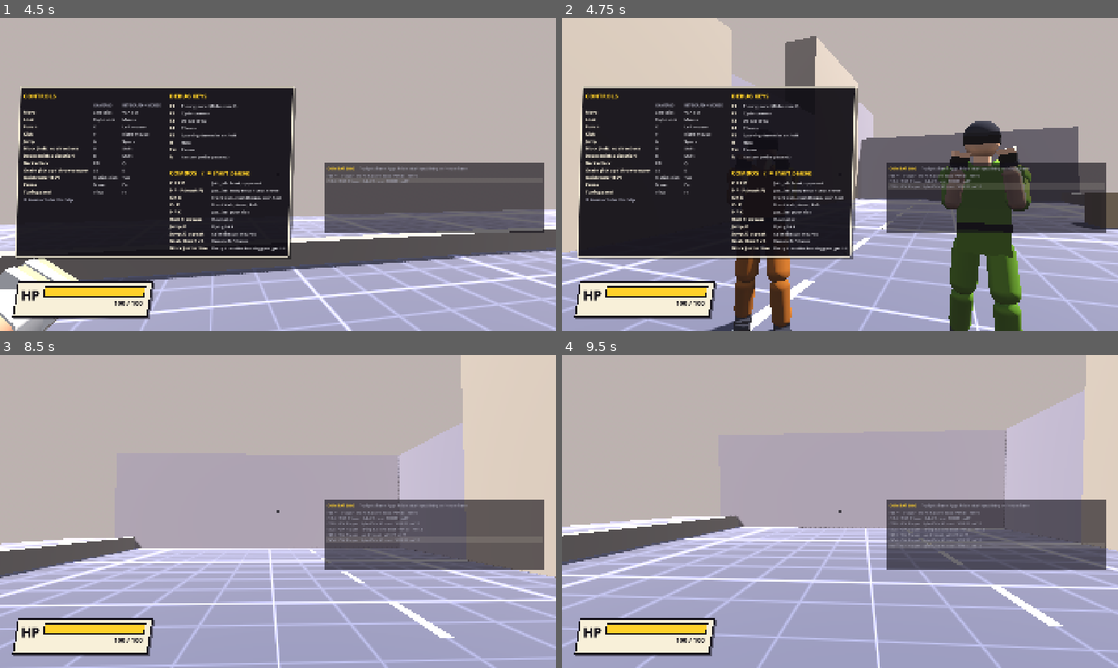
Above: before the commit, frames 1-4 (two rows, left to right).
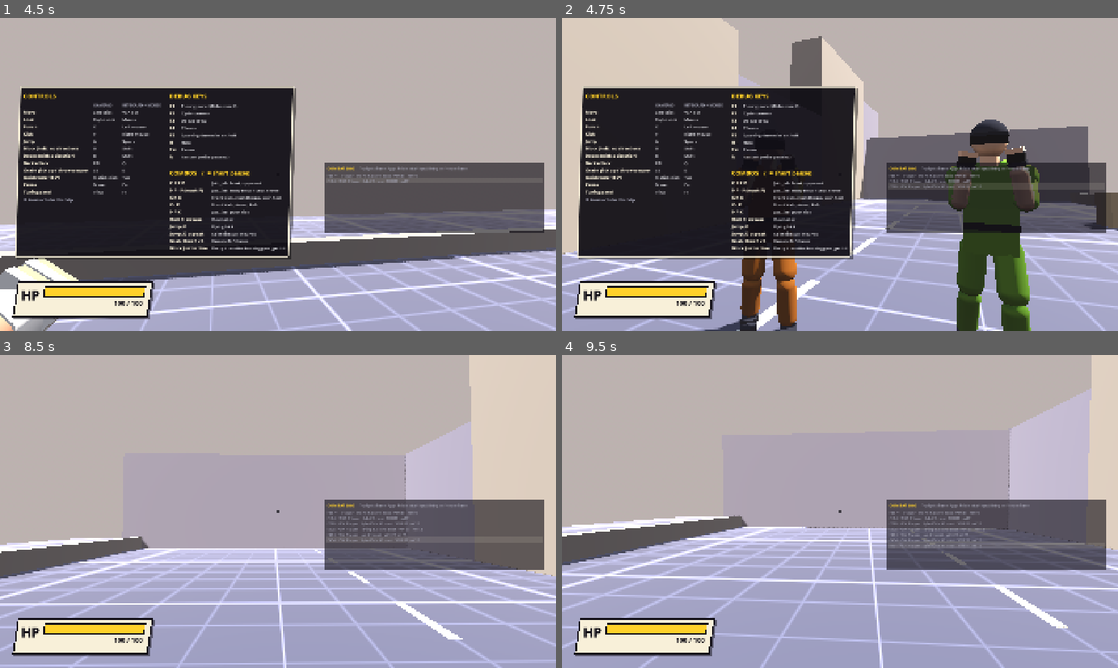
Above: after the commit, the same moments.

Repository: mikedtcm22/beat-em-up-PoC
Game: Godot game, scene res://game/level/test_room.tscn
The game is run twice, just before and just after one commit, with the same random seed, the same clock (stepped at 60 frames per second) and the same inputs.
Inputs (mouse positions are in pixels of both pictures, inside the frame that each line leads up to):
- Up to frame 1 (4.5 s): tap Enter at 0.5 s; move the mouse to (305, 174) at 0.52 s; hold Up (fly_forward) from 0.53 s (still down); right-click (305, 174) at 0.6 s; click (305, 174) at 0.67 s; tap Space (jump) at 0.77, 0.8, 1.07, 1.35, 1.52, 1.82, 2.3, 3.02, 3.32, 3.77, 3.8, 4.07 s; move the mouse to (250, 174) at 1.27 s; right-click (250, 174) at 1.55 s; move the mouse to (289, 168) at 2.02 s; tap Shift (dodge) at 2.1 s; move the mouse to (272, 180) at 2.77 s; tap Middle mouse button (fly_look) at 2.85 s; click (272, 180) at 2.92 s; right-click (272, 180) at 3.05 s; move the mouse to (316, 177) at 3.52 s; tap E (grab) at 3.6 s; tap F5 (sparring) at 4.15 s; move the mouse to (233, 171) at 4.27 s; right-click (233, 171) at 4.35 s
- Up to frame 2 (4.75 s): keep holding Up (fly_forward); tap Space (jump) at 4.52 s
- Up to frame 3 (8.5 s): tap Space (jump) at 4.82, 5.3, 6.02, 6.32, 6.77, 6.8, 7.07, 7.52, 7.82, 8.3 s; move the mouse to (283, 511) at 5.02 s; click (283, 511) at 5.1 s; move the mouse to (255, 505) at 5.77 s; release Up (fly_forward) at 5.78 s; hold Right (fly_right) 5.78-6.53 s; tap Tab (quick_turn) at 5.85 s; right-click (255, 505) at 6.05 s; move the mouse to (305, 511) at 6.52 s; hold Up (fly_forward) from 6.53 s (still down); tap Alt at 6.6 s; move the mouse to (250, 511) at 7.27 s; tap Ctrl at 7.35 s; click (250, 511) at 7.42 s; right-click (250, 511) at 7.55 s; move the mouse to (289, 505) at 8.02 s; right-click (289, 505) at 8.1 s
- Up to frame 4 (9.5 s): move the mouse to (834, 517) at 8.77 s; release Up (fly_forward) at 8.78 s; hold Left (fly_left) from 8.78 s (still down); tap Space (jump) at 8.85, 9.02, 9.32 s; right-click (834, 517) at 9.05 s

Frame 1 is identical in both runs. In frame 2, 9.2% of the frame differs, in the area x 0-100%, y 0-100%; in frame 3, 6.4%; in frame 4, 3.8%.

Commit message:
Carry the view turn over when a turning move changes
Review finding: a back elbow cancelled into another jumped the first-person view 134
degrees in one tick, and a spin cancelled into the back elbow interpolated about 340
degrees the wrong way between ticks. The turn on screen is now wrapped and carried
over, settling back, on every change of the turning move. A late-stick dodge drops a
P or K held back in the guard.

Co-Authored-By: Claude Opus 5.5 <noreply@anthropic.com>

Diff:
--- a/game/autoload/tuning_data.gd
+++ b/game/autoload/tuning_data.gd
@@ -167,8 +167,9 @@
 ## Thrown or launched bodies blocked from the front drain the guard this many times harder.
 @export_range(0.0, 5.0, 0.1) var body_impact_guard_mult: float = 2.0
 @export var perfect_block_enabled: bool = true
-## A hit landing within this many frames of the B press that raised the guard is a perfect
-## block (about 0.23 s: a press on reaction to a sparring jab's 24-frame wind-up parries).
+## A hit landing within this many frames of a guard raised by a fresh B press (counted from
+## the raise; a press buffered in a move raises it when the move can be cancelled) is a
+## perfect block (about 0.23 s: a press on reaction to a sparring jab's 24-frame wind-up parries).
 @export_range(0, 30, 1) var perfect_block_window_frames: int = 14
 @export_range(0, 90, 1) var perfect_block_stagger_frames: int = 30
 ## Real ticks the defender's rig flashes cyan on a perfect block (the parry flash).
--- a/game/player/player.gd
+++ b/game/player/player.gd
@@ -60,11 +60,14 @@
 ## physics tick and the last (_update_view_yaw(); the camera interpolates between them).
 var _view_yaw: float = 0.0
 var _view_yaw_last: float = 0.0
-## Spin follow (MoveData.camera_spin_follow): the move it follows, its frame and the eyes'
-## yaw (radians) last tick, the eyes' turn since it started (radians, unwrapped) and the
-## whole turns the view lands on (degrees; NAN until the recovery).
-var _spin_move: MoveData
-var _spin_frame: int = 0
+## The move turning the view (null = none) and its frame last tick; a turn left on screen
+## when it changes, settling back to the look (degrees, _VIEW_SETTLE a tick).
+var _view_move: MoveData
+var _view_frame: int = 0
+var _view_carry: float = 0.0
+## Spin follow (MoveData.camera_spin_follow): the eyes' yaw (radians) last tick, their turn
+## since the move started (radians, unwrapped) and the whole turns the view lands on
+## (degrees; NAN until the recovery).
 var _spin_eye: float = 0.0
 var _spin_turn: float = 0.0
 var _spin_land: float = NAN
@@ -197,7 +200,8 @@
 	_late_dodge_open = false
 	_view_yaw = 0.0
 	_view_yaw_last = 0.0
-	_spin_move = null
+	_view_carry = 0.0
+	_view_move = null
 
 
 # --- Control ------------------------------------------------------------------------
@@ -362,6 +366,7 @@
 	):
 		# B came a moment before the stick: a dodge after all (Game-boy's second playtest).
 		_block_press_held = false
+		_held_attack = &""
 		drop_guard(0)
 		_start_dodge(_move_input)
 		return
@@ -668,36 +673,42 @@
 ## get_camera_view_yaw()): the running move's camera_yaw_deg, eased like the pitch, plus
 ## its camera_spin_follow share (times Tuning.cam_spin_follow_mult) of the eyes' turn
 ## since it started (HumanoidRig.eye_yaw()), eased onto whole turns over the recovery so
-## the view lands back on the heading. With no move turning the view, a turn left over (a
-## move cut short) settles back to the look.
+## the view lands back on the heading. A turn still on screen when the turning move
+## changes (cut short, cancelled into another) settles back on top of the new one.
 func _update_view_yaw() -> void:
 	_view_yaw_last = _view_yaw
 	var move := current_move if _running_move() else null
 	var follow := move.camera_spin_follow * Tuning.data.cam_spin_follow_mult if move else 0.0
-	if move == null or (follow <= 0.0 and is_zero_approx(move.camera_yaw_deg)):
-		_spin_move = null
-		# Whole turns are the look itself: drop them from both ticks alike.
+	if move and follow <= 0.0 and is_zero_approx(move.camera_yaw_deg):
+		move = null
+	if move != _view_move or (move and move_frame < _view_frame):
+		# A turn ends or another starts (a cancel, a chain, a move cut short): the turn on
+		# screen carries over and settles back, whole turns dropped from both ticks alike
+		# (they are the look itself), so the view never jumps or sweeps round.
 		var wrapped := wrapf(_view_yaw, -180.0, 180.0)
 		_view_yaw_last += wrapped - _view_yaw
-		_view_yaw = lerpf(wrapped, 0.0, _VIEW_SETTLE) if absf(wrapped) > 0.01 else 0.0
-		return
-	var spin := 0.0
-	if follow > 0.0:
+		_view_yaw = wrapped
+		_view_carry = wrapped
+		_view_move = move
+		_spin_turn = 0.0
+		_spin_land = NAN
+		if move:
+			_spin_eye = rig.eye_yaw()
+	elif move and follow > 0.0:
 		var eye := rig.eye_yaw()
-		if _spin_move != move or move_frame < _spin_frame:
-			_spin_move = move
-			_spin_turn = 0.0
-			_spin_land = NAN
-		else:
-			_spin_turn += wrapf(eye - _spin_eye, -PI, PI)
+		_spin_turn += wrapf(eye - _spin_eye, -PI, PI)
 		_spin_eye = eye
-		_spin_frame = move_frame
-		spin = follow * rad_to_deg(_spin_turn)
-		if move_frame >= move.startup + move.active:
+	_view_frame = move_frame
+	var own := 0.0
+	if move:
+		var spin := follow * rad_to_deg(_spin_turn)
+		if follow > 0.0 and move_frame >= move.startup + move.active:
 			if is_nan(_spin_land):
 				_spin_land = roundf(spin / 360.0) * 360.0
 			spin = lerpf(spin, _spin_land, 1.0 - _camera_weight(move, move_frame))
-	_view_yaw = spin + move.camera_yaw_deg * _camera_weight(move, move_frame)
+		own = spin + move.camera_yaw_deg * _camera_weight(move, move_frame)
+	_view_yaw = own + _view_carry
+	_view_carry = lerpf(_view_carry, 0.0, _VIEW_SETTLE) if absf(_view_carry) > 0.01 else 0.0
 
 
 # --- Movement -----------------------------------------------------------------------
--- a/tests/test_combat_integration.gd
+++ b/tests/test_combat_integration.gd
@@ -1690,3 +1690,47 @@
 	assert_gte(seen_frames, contact.size() - 1, "the dummy behind is in the turned view while the elbow connects (%s)" % [contact])
 	assert_almost_eq(player.look_yaw, yaw, 0.001, "aim unchanged")
 	assert_almost_eq(player.rotation.y, yaw, 0.001, "body facing unchanged")
+
+
+## Review finding: a turning move cancelled into another (the back elbow interrupts any
+## recovery, its own included) made the view jump, or sweep almost a full turn the wrong
+## way between two ticks (134 and 333 degrees). Each tick's turn, and the span the camera
+## interpolates over, stay within the elbow's own ease-in, and the view ends on the look.
+func test_chained_view_turns_never_jump_or_sweep_round() -> void:
+	var started: Array[StringName] = []
+	var on_start := func(attacker: Node3D, move: MoveData, _step: int, _timing: StringName) -> void:
+		if attacker == player:
+			started.append(move.id)
+	CombatEvents.attack_started.connect(on_start)
+	for first: StringName in [&"back_elbow", &"spinning_heel"]:
+		await _setup([Vector3(0, 0, -1.6), Vector3(0, 0, 1.0)])
+		started.clear()
+		if first == &"back_elbow":
+			player.input.push_press(&"RB", 2)
+		else:
+			for i in 3:
+				player.input.push_press(&"K", 2)
+				player.input.push_wait(10)
+		# In the hold of the elbow's turn; late in the heel kick's spin, still unwrapped.
+		var cancel_at := 9 if first == &"back_elbow" else 30
+		var widest := 0.0
+		var widest_span := 0.0
+		var pressed := false
+		for i in 300:
+			await get_tree().physics_frame
+			if not pressed and player.current_move and player.current_move.id == first and player.move_frame >= cancel_at:
+				player.input.push_press(&"RB", 2)
+				pressed = true
+			var last := player.get_camera_view_yaw(0.0)
+			var now := player.get_camera_view_yaw(1.0)
+			widest = maxf(widest, absf(wrapf(now - last, -180.0, 180.0)))
+			widest_span = maxf(widest_span, absf(now - last))
+			if pressed and i > 20 and player.current_move == null and is_zero_approx(now):
+				break
+		assert_true(pressed, "%s: cancelled into the back elbow" % first)
+		assert_eq(started.back() if not started.is_empty() else &"", &"back_elbow", "%s: the elbow came out (%s)" % [first, started])
+		# The elbow's own 150-degree turn eases in over 5 frames, up to about 44 degrees a tick.
+		assert_lt(widest, 50.0, "%s, then the back elbow: at most 50 degrees a tick (%.1f)" % [first, widest])
+		assert_lt(widest_span, 50.0, "%s, then the back elbow: the camera interpolates over less than 50 degrees (%.1f)" % [first, widest_span])
+		assert_almost_eq(player.get_camera_view_yaw(), 0.0, 0.01, "%s: back on the look" % first)
+	CombatEvents.attack_started.disconnect(on_start)
